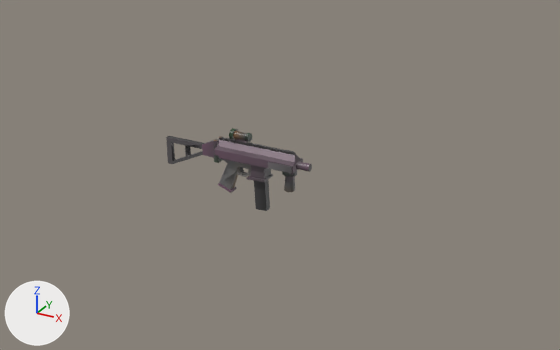
The FBX model Heater Skeet/Assets/Models/Weapons/APC-Carbine.fbx as it was, and as the next commit left it.
The view is the same before and after, from a 50 mm camera at (3.46, -5.42, 2.73) aimed at (0.4, 0.14, -0.05). Lighting does not change. The marker at lower left points along +X, +Y and +Z. Where no turn or scale is listed for an object, it has been applied to the vertices.

The older version as bpy lines, for what is in view:
```python
me_cube_039 = bpy.data.meshes.new('Cube.039')
me_cube_039.from_pydata(...)  # 426 vertices, 288 faces; spans x -0.714..0.767, y -0.104..0.104, z -0.353..0.364
me_cube_039.materials.append(mat_apccarbinematerial)  # picture img_sligga_palette_png
ob_apccarbine = bpy.data.objects.new('APCCarbine', me_cube_039)
ob_apccarbine.location = (0.0, 0.0, 0.0)
```
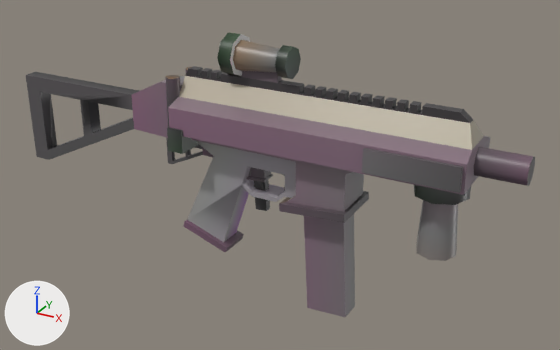
Patch to the scene script:
```diff
--- a/Heater Skeet/Assets/Models/Weapons/APC-Carbine.fbx.py
+++ b/Heater Skeet/Assets/Models/Weapons/APC-Carbine.fbx.py
@@ ob_stockcylinders @@
+ob_stockcylinders = bpy.data.objects.new('StockCylinders', me_cylinder)  # an 8-sided cylinder along z spanning x -0.568..-0.443, y -0.213..-0.087, z 0.165..0.798; an 8-sided cylinder along z spanning x -0.568..-0.443, y 0.087..0.213, z 0.165..0.798; in mat_apccarbinematerial (picture img_sligga_palette_png)
+ob_stockcylinders.location = (0.0, 0.0, 0.0)
@@ ob_magazine @@
+ob_magazine = bpy.data.objects.new('Magazine', me_cube_004)  # 8 vertices, 6 faces; spans x 0.741..1.189, y -0.105..0.105, z -1.176..0.234; in mat_apccarbinematerial (picture img_sligga_palette_png)
+ob_magazine.location = (0.0, 0.0, 0.0)
@@ ob_handle @@
+ob_handle = bpy.data.objects.new('Handle', me_cube_006)  # 54 vertices, 49 faces; spans x -0.482..0.734, y -0.15..0.15, z -0.814..0.379; in mat_apccarbinematerial (picture img_sligga_palette_png)
+ob_handle.location = (0.0, 0.0, 0.0)
@@ ob_gunbody @@
+ob_gunbody = bpy.data.objects.new('GunBody', me_cube_001)  # 142 vertices, 79 faces; spans x -0.45..2.17, y -0.31..0.31, z 0.34..0.95; in mat_apccarbinematerial (picture img_sligga_palette_png)
+ob_gunbody.location = (0.0, 0.0, 0.0)
@@ ob_handleconnector @@
+ob_handleconnector = bpy.data.objects.new('HandleConnector', me_cube_005)  # a box spanning x -0.457..-0.307, y -0.337..0.337, z 0.181..0.396; in mat_apccarbinematerial (picture img_sligga_palette_png)
+ob_handleconnector.location = (0.0, 0.0, 0.0)
@@ ob_ammointake @@
+ob_ammointake = bpy.data.objects.new('AmmoIntake', me_cube_003)  # 30 vertices, 25 faces; spans x -0.31..1.35, y -0.25..0.25, z -0.19..0.34; in mat_apccarbinematerial (picture img_sligga_palette_png)
+ob_ammointake.location = (0.0, 0.0, 0.0)
@@ ob_sidegrip @@
+ob_sidegrip = bpy.data.objects.new('SideGrip', me_cube_038)  # a box spanning x 1.379..2.143, y -0.346..0.346, z 0.362..0.557; in mat_apccarbinematerial (picture img_sligga_palette_png)
+ob_sidegrip.location = (0.0, 0.0, 0.0)
@@ ob_stock @@
+ob_stock = bpy.data.objects.new('Stock', me_cube_008)  # 34 vertices, 28 faces; spans x -2.38..-0.44, y -0.12..0.12, z -0.35..0.72; in mat_apccarbinematerial (picture img_sligga_palette_png)
+ob_stock.location = (0.0, 0.0, 0.0)
@@ ob_scope @@
+ob_scope = bpy.data.objects.new('Scope', me_cylinder_004)  # 48 vertices, 28 faces; spans x -0.016..0.597, y -0.18..0.18, z 0.853..1.212; in mat_apccarbinematerial (picture img_sligga_palette_png)
+ob_scope.location = (0.0, 0.0, 0.0)
@@ ob_barrel @@
+ob_barrel = bpy.data.objects.new('Barrel', me_cylinder_003)  # 16 vertices, 9 faces; spans x 2.1..2.557, y -0.117..0.117, z 0.37..0.603; in mat_apccarbinematerial (picture img_sligga_palette_png)
+ob_barrel.location = (0.0, 0.0, 0.0)
@@ ob_frontgrip @@
+ob_frontgrip = bpy.data.objects.new('FrontGrip', me_cylinder_001)  # 32 vertices, 19 faces; spans x 1.685..2.136, y -0.225..0.225, z -0.346..0.35; in mat_apccarbinematerial (picture img_sligga_palette_png)
+ob_frontgrip.location = (0.0, 0.0, 0.0)
```

Pixel boxes [x1, y1, x2, y2] of what changed, in the pictures (560 x 350 px):
'GunBody', added: after [168, 66, 490, 195]
'Stock', added: after [26, 72, 185, 160]
'Handle', added: after [183, 141, 296, 252]
'Magazine', added: after [304, 214, 355, 317]
'AmmoIntake', added: after [191, 138, 369, 223]
'FrontGrip', added: after [414, 185, 471, 261]
'SideGrip', added: after [362, 147, 463, 193]
'Scope', added: after [217, 33, 301, 79]
'Barrel', added: after [474, 147, 535, 186]
'HandleConnector', added: after [167, 127, 199, 154]
'StockCylinders', added: after [165, 67, 191, 127]
'APCCarbine', unchanged, covered by the edit: before [166, 128, 312, 211]; after [166, 138, 285, 211]
